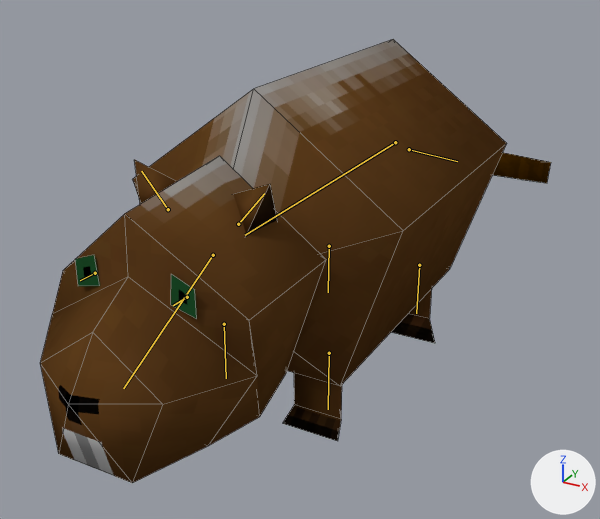
One commit to the Blender file Environment/BlenderFiles/Bobro.blend: the scene before it, then after it.
Camera for both pictures: a 50 mm camera at (1.09, -2.0, 1.38) aimed at (-0.11, 0.18, 0.29). The axes (+X, +Y, +Z) are drawn at lower right. The lights are the same throughout. The bones that bend it are drawn over the model as lines. Mesh edges are drawn as thin lines.

Names of what the first picture shows: 'SM_Bobro'.
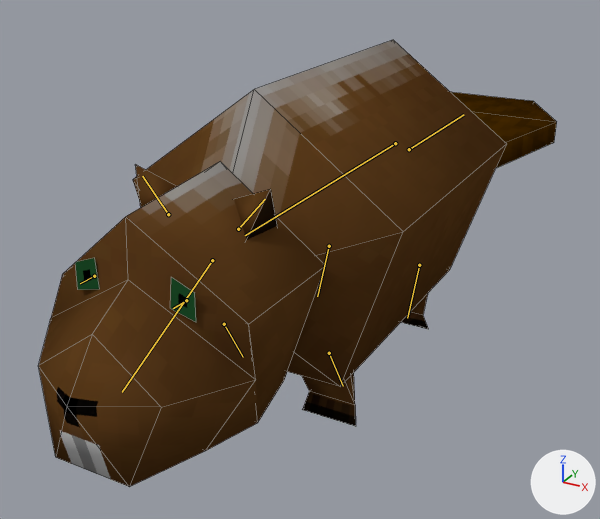
The newer file adds an action. The first version stands in its rest pose; the second is drawn at frame 48 of the action 'Walk'.

The change in detail:
Bone 'Head' (bone_head) moves from (0.0, 0.0, 0.0) to (0.0, 0.009, 0.011).
Bone 'Head' (bone_head) turns from (0, 0, 0) to (-1, 0, 0) degrees about its own x, y and z.
Bone 'Tail' (bone_tail) turns from (0, 0, 0) to (19, 0, 0) degrees about its own x, y and z.
Bone 'HindLegLeft' (bone_hindlegleft) turns from (0, 0, 0) to (-28, 0, 0) degrees about its own x, y and z.
Bone 'HindLegRight' (bone_hindlegright) turns from (0, 0, 0) to (-28, 0, 0) degrees about its own x, y and z.
Bone 'FrontLegLeft' (bone_frontlegleft) turns from (0, 0, 0) to (31, 0, 0) degrees about its own x, y and z.
Bone 'FrontLegRight' (bone_frontlegright) turns from (0, 0, 0) to (31, 0, 0) degrees about its own x, y and z.
Bone 'LeftEar' (bone_leftear) moves from (0.0, 0.0, 0.0) to (-0.008, -0.01, 0.0).
Bone 'LeftEar' (bone_leftear) turns from (0, 0, 0) to (1, -1, 0) degrees about its own x, y and z.
Bone 'RightEar' (bone_rightear) moves from (0.0, 0.0, 0.0) to (0.008, -0.01, 0.0).
Bone 'RightEar' (bone_rightear) turns from (0, 0, 0) to (1, 1, 0) degrees about its own x, y and z.

Pixel boxes [x1, y1, x2, y2] of what changed, in the pictures (600 x 519 px):
'SM_Bobro', posed
    before: [40, 39, 551, 483]
    after: [39, 40, 557, 487]
bone 'Head', root to tip
    before: (213, 255) to (123, 388)
    after: (212, 260) to (122, 392)
bone 'Tail', root to tip
    before: (409, 149) to (457, 161)
    after: (409, 149) to (464, 114)
bone 'HindLegLeft', root to tip
    before: (419, 265) to (416, 313)
    after: (419, 265) to (407, 318)
bone 'HindLegRight', root to tip
    before: (329, 246) to (328, 292)
    after: (329, 246) to (317, 296)
bone 'FrontLegLeft', root to tip
    before: (329, 353) to (328, 409)
    after: (329, 353) to (343, 386)
bone 'FrontLegRight', root to tip
    before: (224, 324) to (226, 378)
    after: (224, 324) to (243, 357)
bone 'LeftEar', root to tip
    before: (238, 224) to (264, 193)
    after: (238, 229) to (265, 199)
bone 'RightEar', root to tip
    before: (168, 209) to (141, 171)
    after: (168, 214) to (142, 176)
